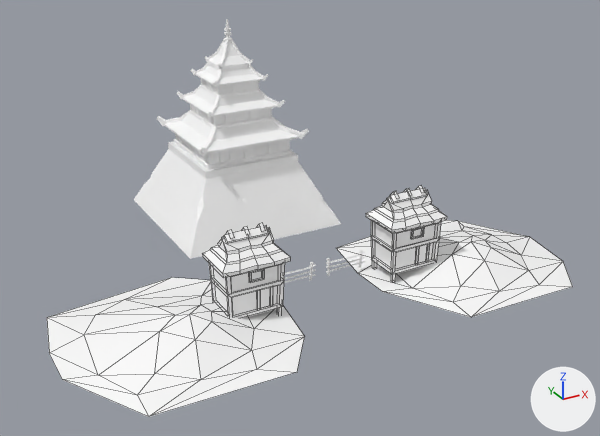
Two versions of the Blender file source_assets/Background.blend, one commit apart.
One viewpoint serves both versions: a 50 mm lens placed at (-6.07, -10.11, 6.41), pointed at (0.11, 1.13, 0.79). Lighting does not change. The marker at lower right points along +X, +Y and +Z. Mesh edges are drawn as thin lines on the coarser meshes.

In view in the first picture: 'SM_Bld_Samurai_House_02', 'SM_Bld_Samurai_House_02.001', 'SM_Bld_Samurai_Temple_02', 'SM_Env_Generic_Grass_Blob_01', 'SM_Env_Generic_Grass_Blob_01.001'.
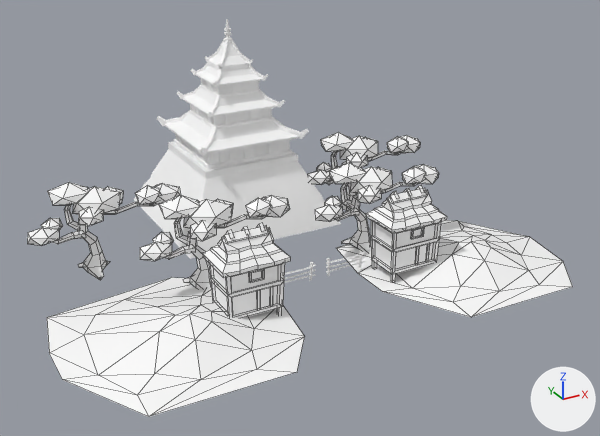
Pixel boxes [x1, y1, x2, y2] of what changed, in the pictures (600 x 436 px):
'SM_Env_Samurai_Tree_01', added: after [140, 195, 290, 289]
'SM_Env_Samurai_Tree_01.001', added: after [27, 182, 181, 280]
'SM_Env_Samurai_Tree_01.003', added: after [315, 163, 439, 251]
'SM_Env_Samurai_Tree_01.002', added: after [307, 132, 420, 211]

The change, as a diff of the scene's bpy script:
```diff
--- a/source_assets/Background.blend.py
+++ b/source_assets/Background.blend.py
@@ mat_lambert101_013 @@
+mat_lambert101_013 = principled_material('lambert101.013')
+mat_lambert101_013.base_color = (1.0, 1.0, 1.0)  # white #ffffff
+mat_lambert101_013.roughness = 0.553
@@ mat_lambert101_012 @@
+mat_lambert101_012 = principled_material('lambert101.012')
+mat_lambert101_012.base_color = (1.0, 1.0, 1.0)  # white #ffffff
+mat_lambert101_012.roughness = 0.553
@@ mat_lambert101_011 @@
+mat_lambert101_011 = principled_material('lambert101.011')
+mat_lambert101_011.base_color = (1.0, 1.0, 1.0)  # white #ffffff
+mat_lambert101_011.roughness = 0.553
@@ mat_lambert101_010 @@
+mat_lambert101_010 = principled_material('lambert101.010')
+mat_lambert101_010.base_color = (1.0, 1.0, 1.0)  # white #ffffff
+mat_lambert101_010.roughness = 0.553
@@ me_mesh_012 @@
+me_mesh_012.from_pydata(...)  # 202 vertices, 264 faces; spans x -107.0..160.0, y -12.0..154.0, z -34.0..48.0
+me_mesh_012.materials.append(mat_lambert101_013)  # its picture is missing
@@ me_mesh_011 @@
+me_mesh_011.from_pydata(...)  # 202 vertices, 264 faces; spans x -107.0..160.0, y -12.0..154.0, z -34.0..48.0
+me_mesh_011.materials.append(mat_lambert101_012)  # its picture is missing
@@ me_mesh_010 @@
+me_mesh_010.from_pydata(...)  # 202 vertices, 264 faces; spans x -107.0..160.0, y -12.0..154.0, z -34.0..48.0
+me_mesh_010.materials.append(mat_lambert101_011)  # its picture is missing
@@ me_mesh_009 @@
+me_mesh_009.from_pydata(...)  # 202 vertices, 264 faces; spans x -107.0..160.0, y -12.0..154.0, z -34.0..48.0
+me_mesh_009.materials.append(mat_lambert101_010)  # its picture is missing
@@ ob_sm_env_samurai_tree_01_003 @@
+ob_sm_env_samurai_tree_01_003 = bpy.data.objects.new('SM_Env_Samurai_Tree_01.003', me_mesh_012)
+ob_sm_env_samurai_tree_01_003.location = (1.4, 1.22, 0.0)
+ob_sm_env_samurai_tree_01_003.rotation_euler = (1.571, 0.0, 0.0)  # degrees (90, 0, 0)
+ob_sm_env_samurai_tree_01_003.scale = (0.01, 0.01, 0.01)
@@ ob_sm_env_samurai_tree_01_002 @@
+ob_sm_env_samurai_tree_01_002 = bpy.data.objects.new('SM_Env_Samurai_Tree_01.002', me_mesh_011)
+ob_sm_env_samurai_tree_01_002.location = (2.13, 2.76, 0.0)
+ob_sm_env_samurai_tree_01_002.rotation_euler = (1.571, 0.0, 0.0)  # degrees (90, 0, 0)
+ob_sm_env_samurai_tree_01_002.scale = (0.01, 0.01, 0.01)
@@ ob_sm_env_samurai_tree_01_001 @@
+ob_sm_env_samurai_tree_01_001 = bpy.data.objects.new('SM_Env_Samurai_Tree_01.001', me_mesh_010)
+ob_sm_env_samurai_tree_01_001.location = (-3.04, 2.59, 0.0)
+ob_sm_env_samurai_tree_01_001.rotation_euler = (1.571, 0.0, 0.0)  # degrees (90, 0, 0)
+ob_sm_env_samurai_tree_01_001.scale = (0.01, 0.01, 0.01)
@@ ob_sm_env_samurai_tree_01 @@
+ob_sm_env_samurai_tree_01 = bpy.data.objects.new('SM_Env_Samurai_Tree_01', me_mesh_009)
+ob_sm_env_samurai_tree_01.location = (-1.67, 1.22, 0.0)
+ob_sm_env_samurai_tree_01.rotation_euler = (1.571, 0.0, 0.0)  # degrees (90, 0, 0)
+ob_sm_env_samurai_tree_01.scale = (0.01, 0.01, 0.01)
```
